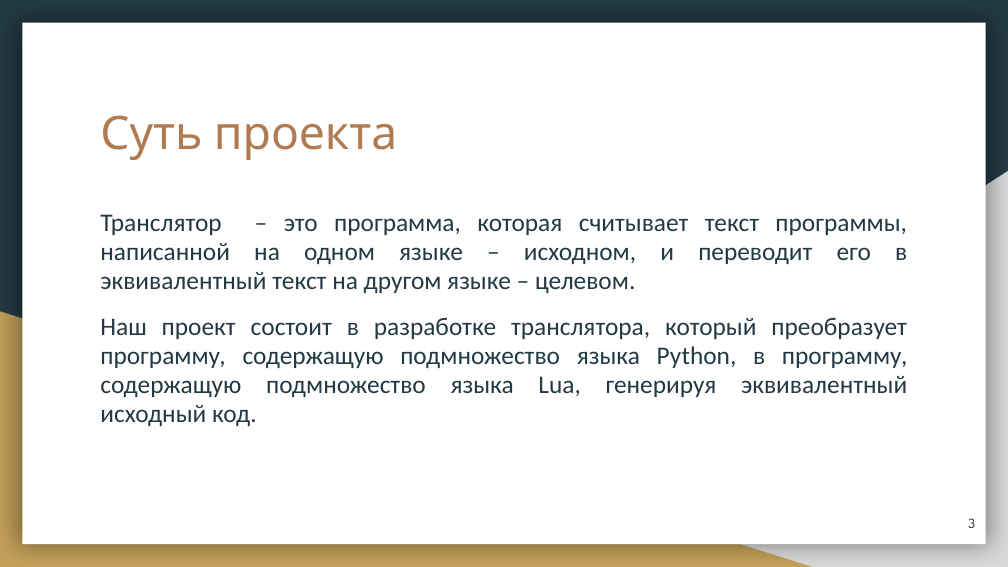
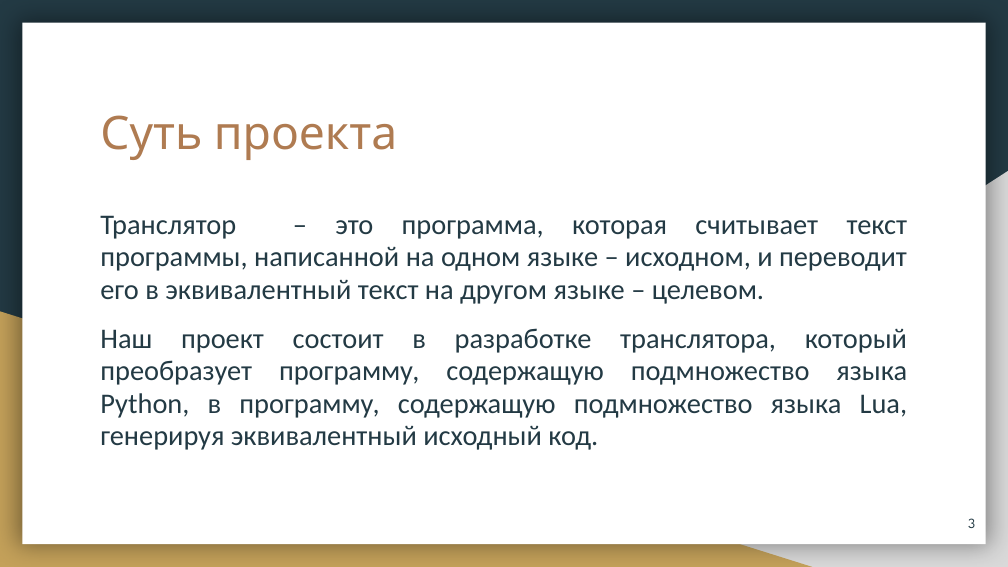
Before and after one commit to VladoCC/lupy, a slide deck: slide 3 of DOCS/REQUIREMENTS/Marketing Requirements Specification.pptx. Drawn at 1008x567 pixels with LibreOffice and Linux fonts; fonts in the diff are those of the drawing. Boxes give left, top, right and bottom in pixels: in the first picture for what was removed or moved away, otherwise in the second. Text is boxed around its words. In the diff, an @@ line names an element or a change of style, - is before the commit and + after.

```diff
--- a/DOCS/REQUIREMENTS/Marketing Requirements Specification.pptx
+++ b/DOCS/REQUIREMENTS/Marketing Requirements Specification.pptx
@@ text "Транслятор – это программа, которая ..." at (100,215,908,450): size 18.1 to 20.3 pt @@
```
Also in this commit, not shown: 2 other slides changed.
